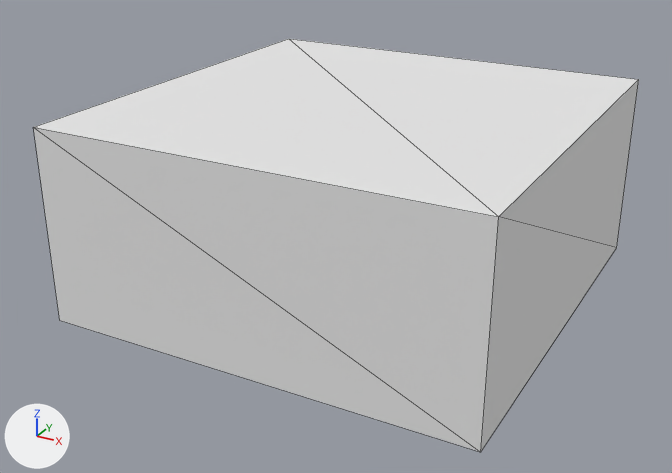
Two versions of the OBJ model UnityFiles/Assets/Meshes/Ground_Cnt.obj, one commit apart.
One viewpoint serves both versions: a camera (50 mm lens) standing at (37.2, -72.6, 40.5) and looking at (-1.1, -2.8, 5.6). Arrows for +X, +Y and +Z are at lower left; the lights stay in place. Mesh edges are drawn as thin lines. Where no turn or scale is listed for an object, it has been applied to the vertices. Vertices at the same position are counted once.

In view in the first picture: 'Ground_Cnt'.
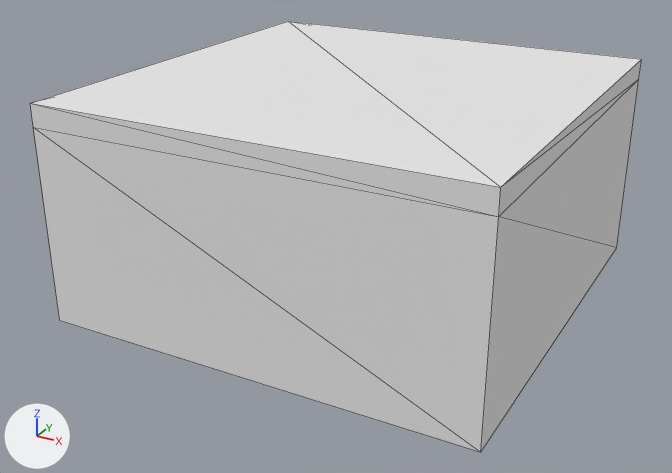
Changed parts and their boxes (x1, y1, x2, y2) in the pictures (672 x 473 px):
'Ground_Cnt', reshaped
    before: (34, 39, 639, 452)
    after: (30, 21, 642, 452)
part 1 of me_ground_cnt, built on
    before: (35, 39, 639, 217)
    after: (30, 21, 642, 217)

The change, as a diff of the scene's bpy script:
```diff
--- a/UnityFiles/Assets/Meshes/Ground_Cnt.obj.py
+++ b/UnityFiles/Assets/Meshes/Ground_Cnt.obj.py
@@ me_ground_cnt @@
 # used by ob_ground_cnt; location = (0.0, 0.0, 0.0)
-me_ground_cnt.from_pydata(...)  # 44 vertices, 72 faces; spans x -20.0..20.0, y -20.0..20.0, z 0.0..18.0
+me_ground_cnt.from_pydata(...)  # 12 vertices, 20 faces; spans x -20.0..20.0, y -20.0..20.0, z 0.0..20.0
+# me_ground_cnt part 1
+# 2 faces are deleted
+# 4 vertices are added at (-20.0, -20.0, 20.0), (-20.0, 20.0, 20.0), (20.0, -20.0, 20.0), (20.0, 20.0, 20.0)
+# 10 new faces join them
 me_ground_cnt.materials.append(mat_palette)
```
